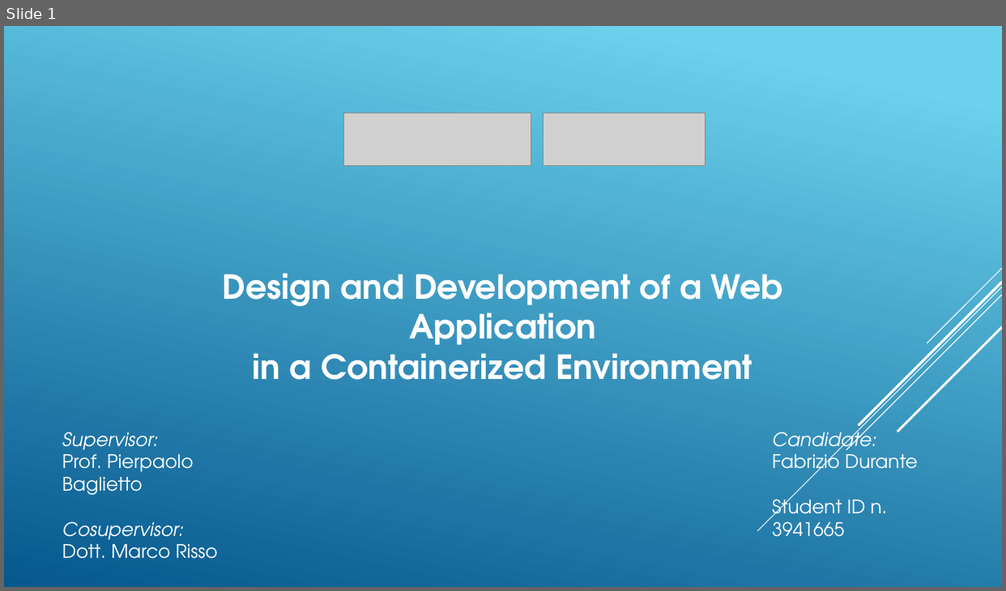
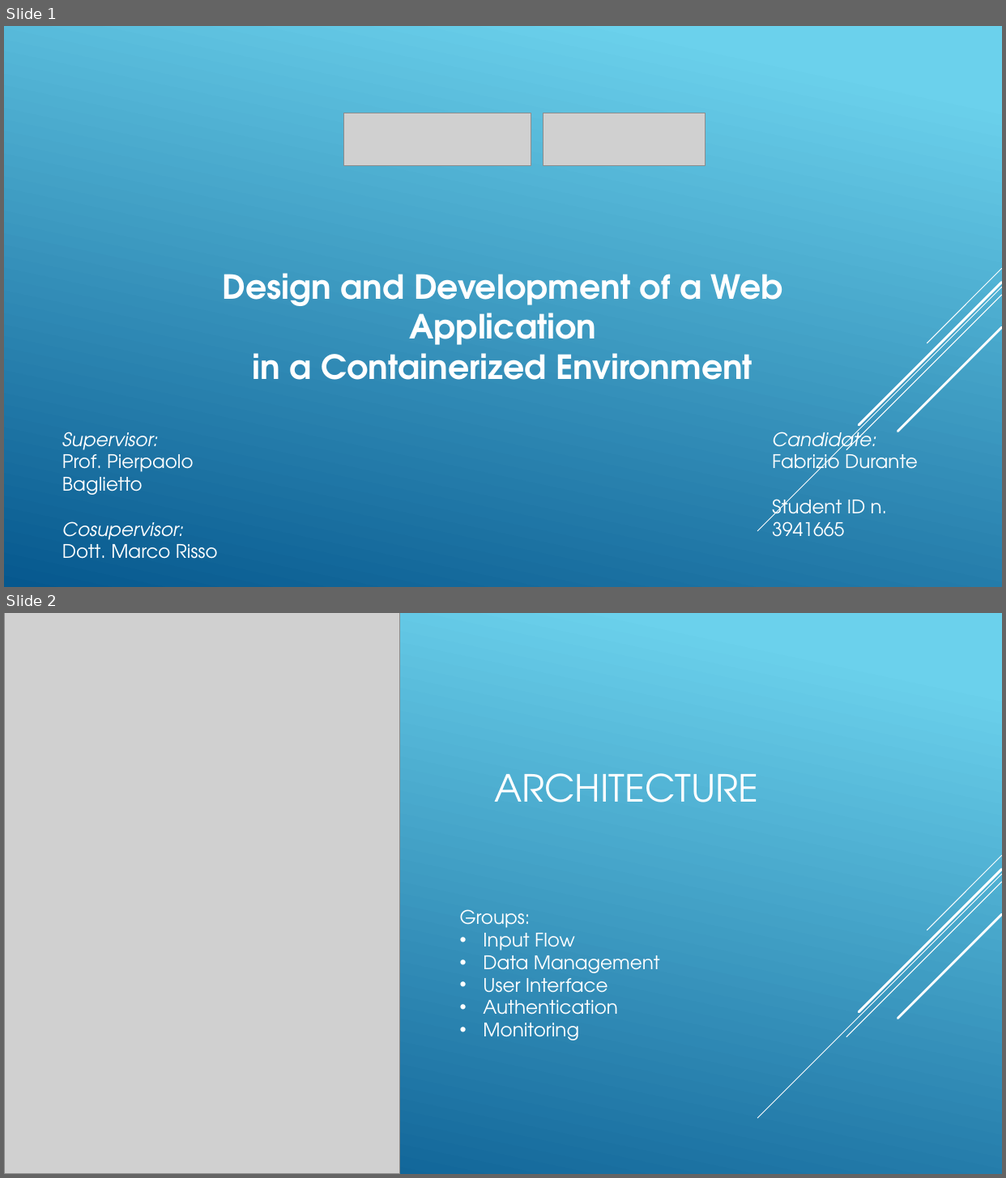
Before and after one commit to Durante94/Tesi, a slide deck: docs/Durante.pptx. Shown one above the other, each under a label of ours: slide 1 before the commit, slides 1 and 2 after it. The pictures are 1006x591 and 1006x1178 pixels, drawn with LibreOffice and Linux fonts; fonts in the diff are those of the drawing; grey boxes stand for pictures. Boxes give left, top, right and bottom in pixels: in the first picture for what was removed or moved away, otherwise in the second. Text is boxed around its words. In the diff, an @@ line names an element or a change of style, - is before the commit and + after.

```diff
--- a/docs/Durante.pptx
+++ b/docs/Durante.pptx
@@ slide 2 added at (4, 613, 1002, 1174), background gradient #6ED2EB to #06588E; not listed: 5 template elements that a slide beside it also shows @@
@@ picture added at (4, 613, 400, 1174) @@
@@ title added at (494, 773, 758, 803), 36 pt, text #FFFFFF @@
+ARCHITECTURE
@@ text added at (460, 909, 660, 1041), 18 pt, text #FFFFFF @@
+Groups:
+• Input Flow
+• Data Management
+• User Interface
+• Authentication
+• Monitoring
```
Also in this commit, not shown: 9 other slides added, 1 slide removed, 1 other file.
